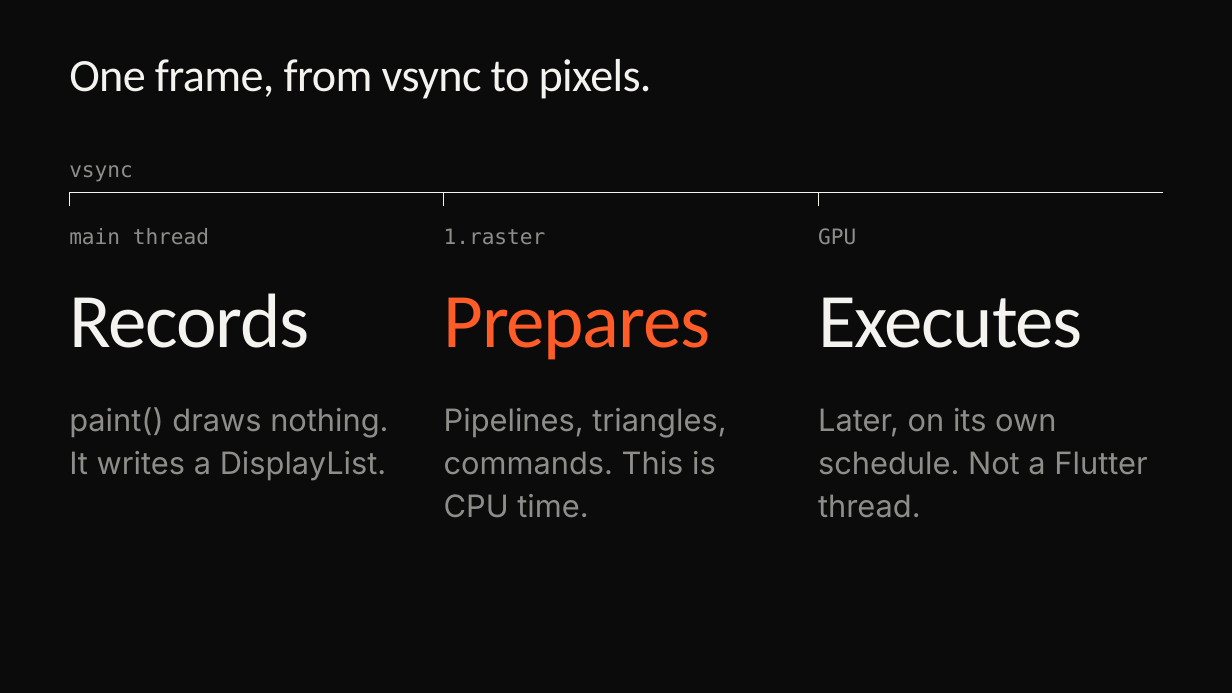
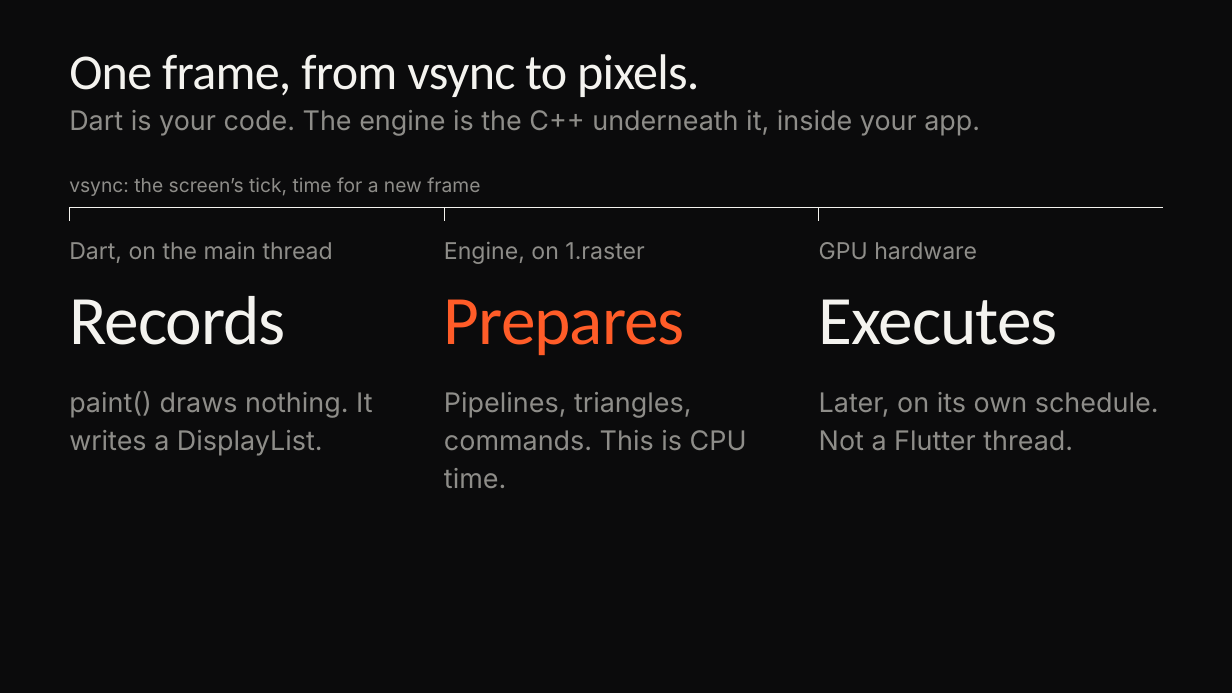
Before and after one commit to cm-collins/fluttercon-demo-app, a slide deck: slide 3 of docs/talk/slides/beyond-skia-dark.pptx (slide 4 before the commit). Drawn at 1232x693 pixels with LibreOffice and Linux fonts; fonts in the diff are those of the drawing; background and template pictures are left out. Boxes give left, top, right and bottom in pixels: in the first picture for what was removed or moved away, otherwise in the second. Text is boxed around its words. In the diff, an @@ line names an element or a change of style, - is before the commit and + after.

```diff
--- a/docs/talk/slides/beyond-skia-dark.pptx
+++ b/docs/talk/slides/beyond-skia-dark.pptx
@@ title "One frame, from vsync to ..." at (69,54,699,97): size 36 to 39 pt, letter spacing -0.5 to -0.6 pt @@
@@ text added at (69,110,980,136), 21 pt, text #8E8D89 @@
+Dart is your code. The engine is the C++ underneath it, inside your app.
@@ text removed at (69,165,133,182) @@
-vsync
@@ text added at (69,177,480,196), 15 pt, text #8E8D89 @@
+vsync: the screen’s tick, time for a new frame
@@ 4 lines: place and size @@
-4 lines at (69,192,1163,206)
+4 lines at (69,208,1163,222)
@@ text at (69,242,333,263): text changed; size 16.5 to 18 pt; font DejaVu Sans Mono to Inter @@
-main thread
+Dart, on the main thread
@@ text at (444,242,644,264): text changed; size 16.5 to 18 pt; font DejaVu Sans Mono to Inter @@
-1.raster
+Engine, on 1.raster
@@ text at (819,242,977,259): text changed; size 16.5 to 18 pt; font DejaVu Sans Mono to Inter @@
-GPU
+GPU hardware
@@ size 60 to 54 pt, letter spacing -1 to -0.8 pt in 3 elements at (69,296,286,345), (444,299,685,356), (819,299,1058,345) @@
@@ text "paint() draws nothing. It writes ...": place and size @@
-text "paint() draws nothing. It writes ..." at (69,407,388,480)
+text "paint() draws nothing. It writes ..." at (69,391,372,456)
@@ text "Pipelines, triangles, commands. This is ...": place and size @@
-text "Pipelines, triangles, commands. This is ..." at (444,408,726,518)
+text "Pipelines, triangles, commands. This is ..." at (444,392,747,488)
@@ size 24 to 21 pt; line spacing 1.16 to 1.18 in 3 elements at (69,391,372,456), (444,392,747,488), (819,392,1159,450) @@
@@ text "Later, on its own schedule. ...": place and size @@
-text "Later, on its own schedule. ..." at (818,408,1147,518)
+text "Later, on its own schedule. ..." at (819,392,1159,450)
```
Also in this commit, not shown: 23 other slides changed, 4 slides added, 10 slides removed, 11 other files.
